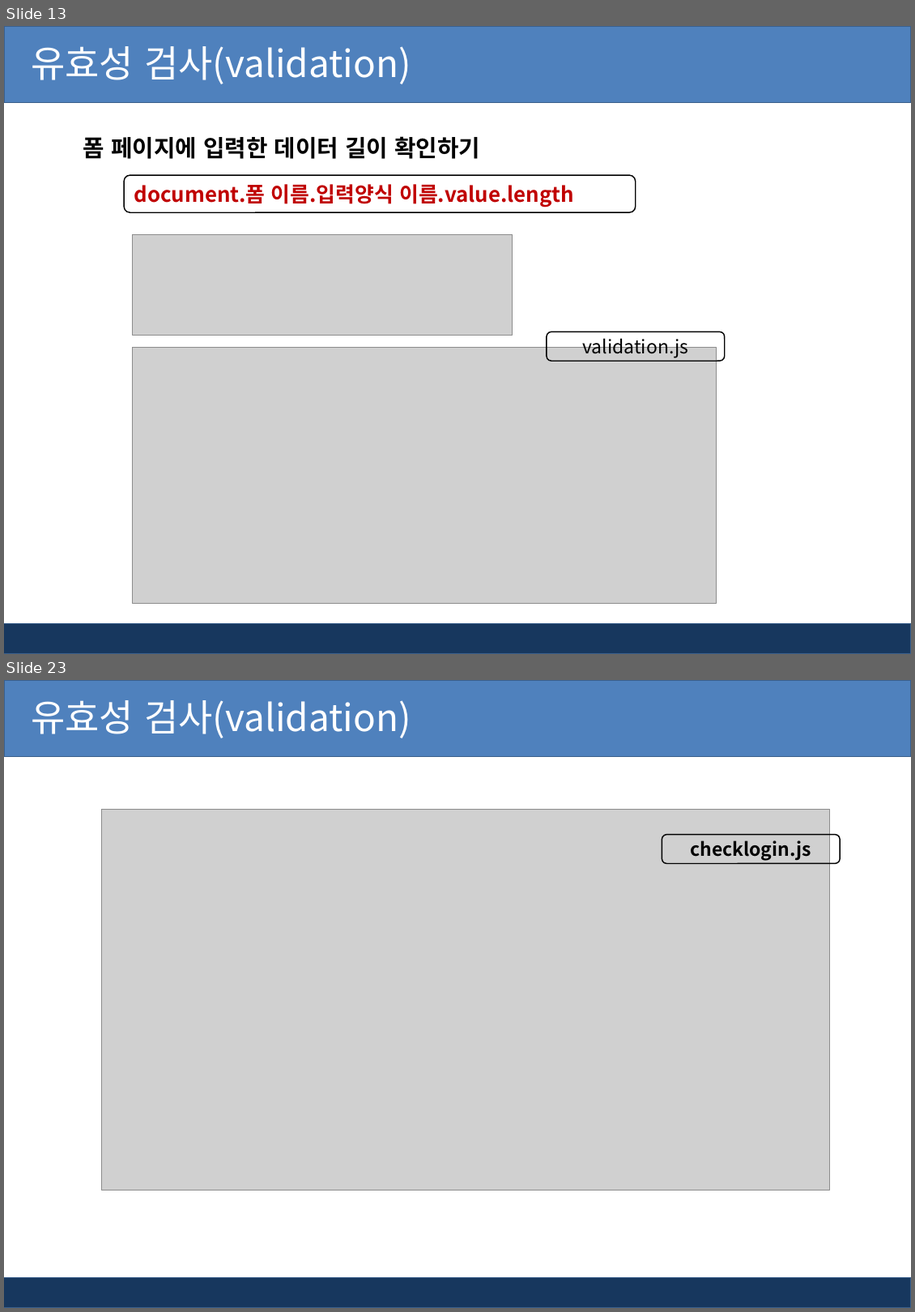
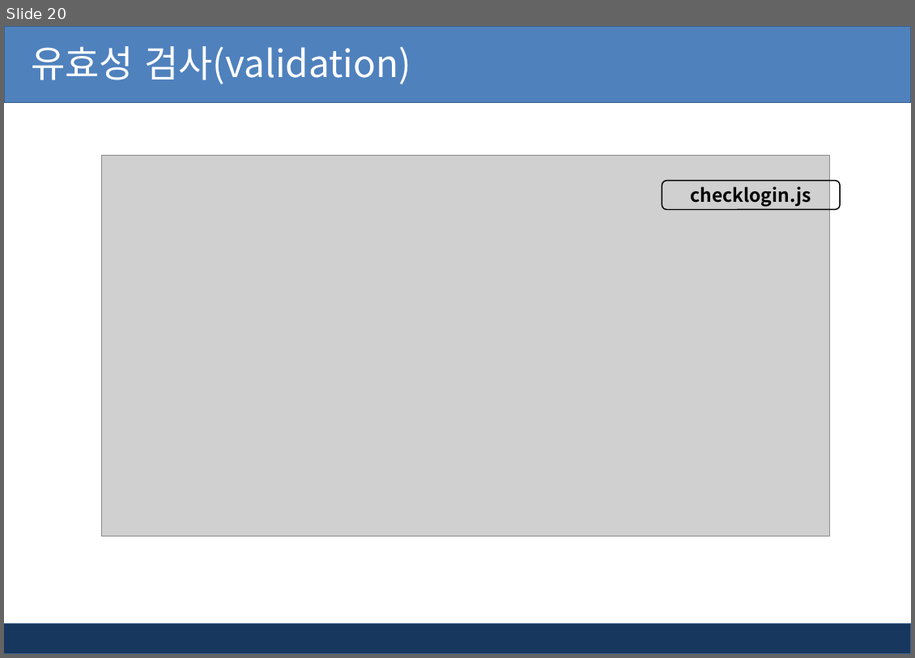
Before and after one commit to kiyongee2/green_project_web, a slide deck: jsp_ppt/6장. jsp 유효성검사와 정규표현식.pptx. Shown one above the other, each under a label of ours: slides 13 and 23 before the commit, slide 20 after it; the slides between them are not shown. The pictures are 915x1312 and 915x658 pixels, drawn with LibreOffice and Linux fonts; fonts in the diff are those of the drawing; grey boxes stand for pictures; background and template pictures are left out. Boxes give left, top, right and bottom in pixels: in the first picture for what was removed or moved away, otherwise in the second. Text is boxed around its words. In the diff, an @@ line names an element or a change of style, - is before the commit and + after.

```diff
--- a/jsp_ppt/6장. jsp 유효성검사와 정규표현식.pptx
+++ b/jsp_ppt/6장. jsp 유효성검사와 정규표현식.pptx
@@ slide 13 removed at (4,26,911,654), background #FFFFFF; not listed: 2 template elements that a slide beside it also shows @@
@@ text removed at (31,46,411,84) @@
-유효성 검사(validation)
@@ text removed at (83,136,480,159) @@
-폼 페이지에 입력한 데이터 길이 확인하기
@@ rounded rectangle removed at (124,175,636,213) @@
-document.폼 이름.입력양식 이름.value.length
@@ picture removed at (133,235,513,335) @@
@@ rounded rectangle removed at (547,331,725,361) @@
-validation.js
@@ picture removed at (133,348,717,604) @@
@@ what was slide 23 is now slide 20 @@
```
Also in this commit, not shown: 9 slides changed, 1 slide added, 3 other slides removed, 16 other files.
